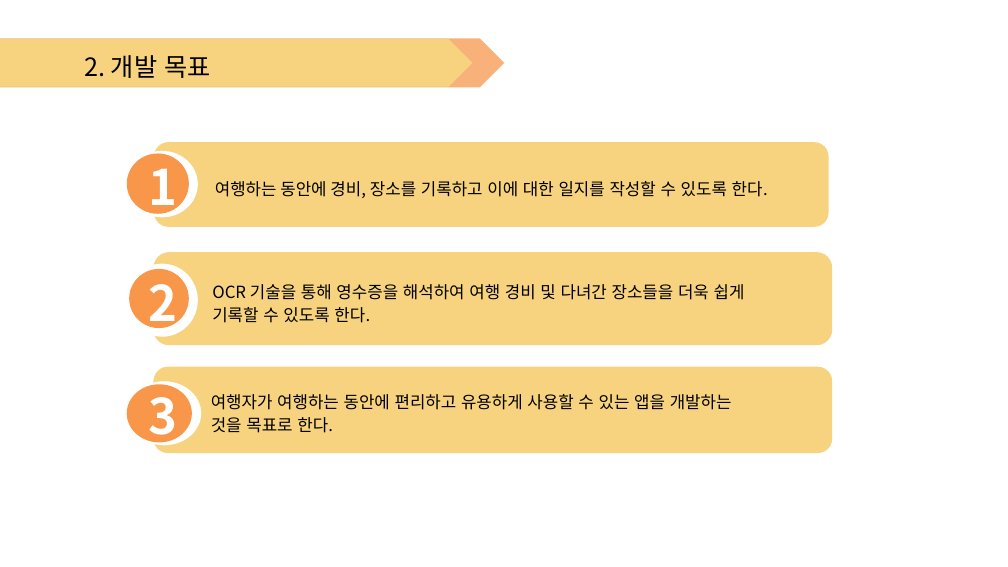
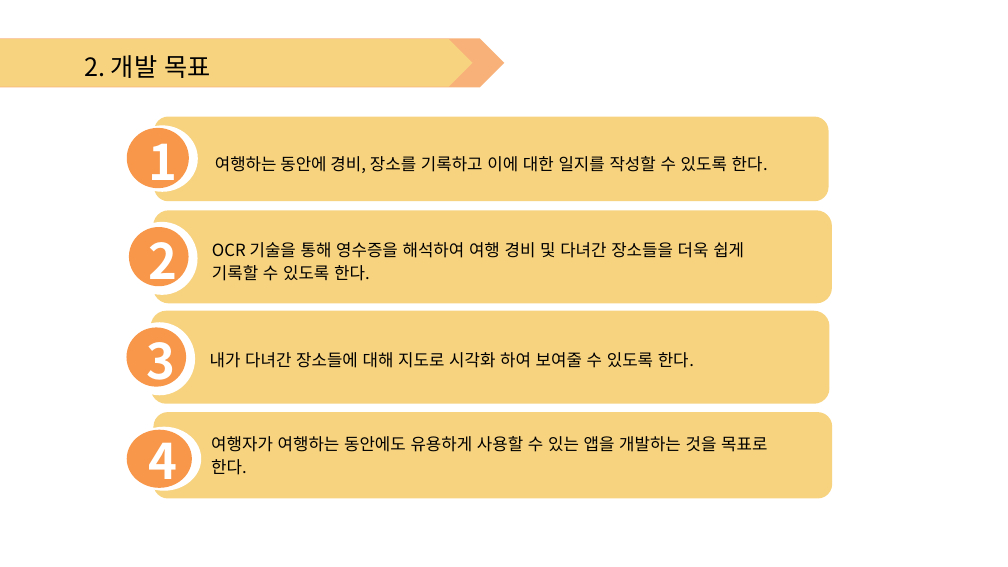
Before and after one commit to tukcom2023CD/BoSS, a slide deck: slide 4 of Document/1차 제안서 발표자료_BOSS.pptx. Drawn at 1008x567 pixels with LibreOffice and Linux fonts; fonts in the diff are those of the drawing; background and template pictures are left out. Boxes give left, top, right and bottom in pixels: in the first picture for what was removed or moved away, otherwise in the second. Text is boxed around its words. In the diff, an @@ line names an element or a change of style, - is before the commit and + after.

```diff
--- a/Document/1차 제안서 발표자료_BOSS.pptx
+++ b/Document/1차 제안서 발표자료_BOSS.pptx
@@ 2 texts, 2 ellipses, 1 rounded rectangle: place and size @@
-2 texts, 2 ellipses, 1 rounded rectangle at [127,142,829,227]
+2 texts, 2 ellipses, 1 rounded rectangle at [127,117,829,202]
@@ 2 texts, 2 ellipses, 1 rounded rectangle: place and size @@
-2 texts, 2 ellipses, 1 rounded rectangle at [127,252,832,345]
+2 texts, 2 ellipses, 1 rounded rectangle at [126,211,832,303]
@@ text "3": place and size @@
-text "3" at [149,385,178,447]
+text "3" at [146,330,175,392]
@@ group added at [124,310,830,403]: 2 ellipses, 1 rounded rectangle, 1 text @@
+내가 다녀간 장소들에 대해 지도로 시각화 하여 보여줄 수 있도록 한다.
@@ 2 ellipses, 1 rounded rectangle: place and size @@
-2 ellipses, 1 rounded rectangle at [127,367,832,454]
+2 ellipses, 1 rounded rectangle at [127,412,832,499]
@@ text added at [149,430,178,492], 35 pt, text #FFFFFF, bold @@
+4
@@ text at [211,436,767,475]: text changed @@
-여행자가 여행하는 동안에 편리하고 유용하게 사용할 수 있는 앱을 개발하는
-것을 목표로 한다.
+여행자가 여행하는 동안에도 유용하게 사용할 수 있는 앱을 개발하는 것을 목표로 한다.
```
Also in this commit, not shown: 1 other slide changed, 1 other file.
